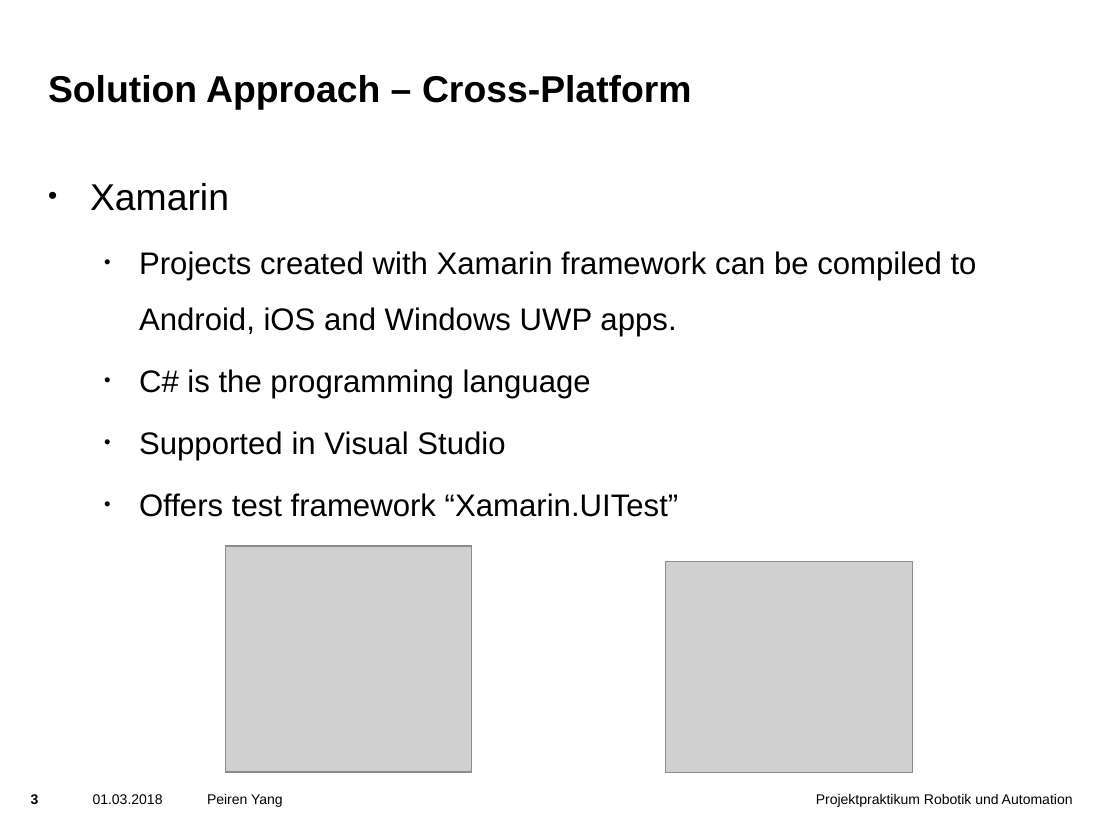
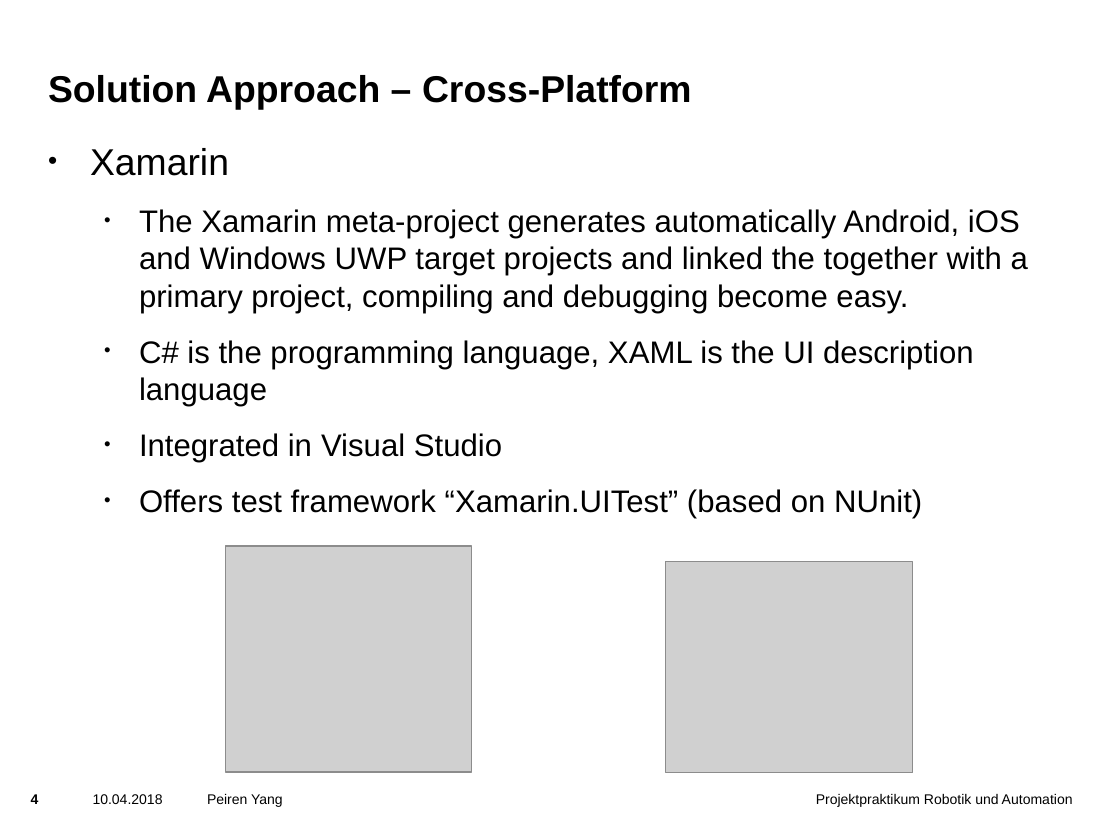
Before and after one commit to yangpeiren/SimpleCalculator, a slide deck: slide 4 of SimpleCalculator/doc/Presentation.pptx (slide 3 before the commit). Drawn at 1120x840 pixels with LibreOffice and Linux fonts; fonts in the diff are those of the drawing; grey boxes stand for pictures; background and template pictures are left out. Boxes give left, top, right and bottom in pixels: in the first picture for what was removed or moved away, otherwise in the second. Text is boxed around its words. In the diff, an @@ line names an element or a change of style, - is before the commit and + after.

```diff
--- a/SimpleCalculator/doc/Presentation.pptx
+++ b/SimpleCalculator/doc/Presentation.pptx
@@ text "Xamarin": place and size @@
-text "Xamarin" at box(90, 183, 977, 517)
+text "Xamarin" at box(90, 148, 1028, 518)
@@ text at box(139, 209, 1028, 518): text changed @@
-  • Projects created with Xamarin framework can be compiled to Android, iOS and Windows UWP apps.
-  • C# is the programming language
-  • Supported in Visual Studio
-  • Offers test framework “Xamarin.UITest”
+  • The Xamarin meta-project generates automatically Android, iOS and Windows UWP target projects and linked the together with a primary project, compiling and debugging become easy.
+  • C# is the programming language, XAML is the UI description language
+  • Integrated in Visual Studio
+  • Offers test framework “Xamarin.UITest” (based on NUnit)
@@ page number at box(31, 794, 39, 804): text changed @@
-3
+4
@@ text at box(93, 794, 163, 804): text changed @@
-01.03.2018
+10.04.2018
```
Also in this commit, not shown: 16 other slides changed, 4 slides added.
